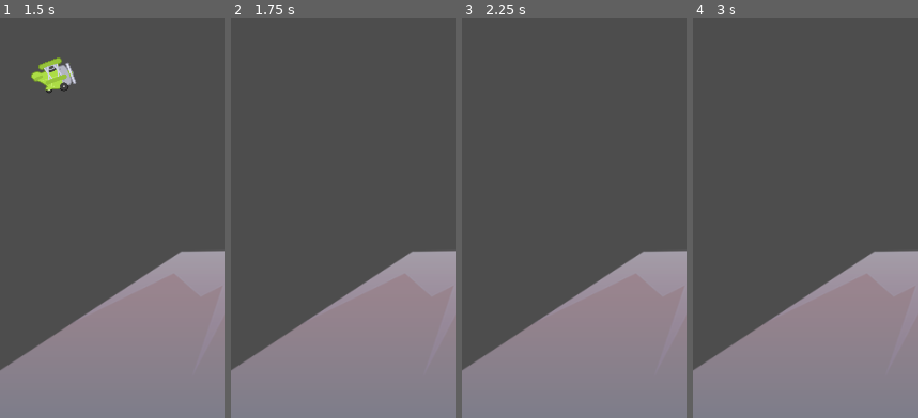
Above: before the commit, frames 1-4 (left to right).
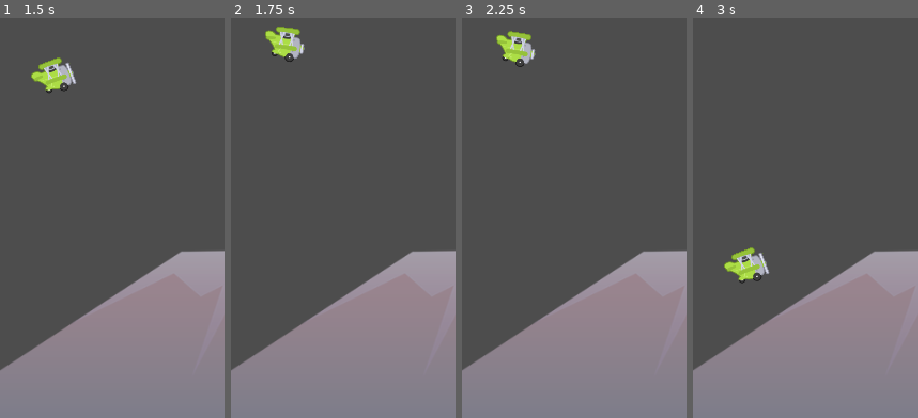
Above: after the commit, the same moments.

Repository: ligarius20fps/kurs-godot
Game: Godot game, scene res://Scenes/Game/Game.tscn
Two runs of this game, one before a commit and one after it. Both use one fixed random seed, a clock stepped at 60 frames per second and the inputs below.
Inputs:
- Up to frame 1 (1.5 s): hold Space (jump) 0.53-1.28 s; tap Space (jump) at 1.35 s
- Up to frame 2 (1.75 s): tap Space (jump) at 1.52 s
- Up to frame 3 (2.25 s): tap Space (jump) at 1.82 s; hold Space (jump) from 2.03 s (still down)
- Up to frame 4 (3 s): release Space (jump) at 2.78 s; tap Space (jump) at 2.85 s
The pictures show only the part of the screen within x 0-50%, y 0-50%; the shares and areas given below are measured in that part.

Frame 1 is identical in both runs. In frame 2, 0.9% of the frame differs, in the area x 15-33%, y 2-11%; in frame 3, 0.9%; in frame 4, 1.0%, in the area x 13-35%, y 57-67%.

Commit message:
samolot ginie

Diff:
--- /dev/null
+++ b/tappy/Scenes/Barrier/Barrier.tscn
@@ -0,0 +1,15 @@
+[gd_scene load_steps=3 format=3 uid="uid://bles33wu866yv"]
+
+[sub_resource type="WorldBoundaryShape2D" id="WorldBoundaryShape2D_s5pkv"]
+normal = Vector2(0, 1)
+
+[sub_resource type="WorldBoundaryShape2D" id="WorldBoundaryShape2D_cen7u"]
+
+[node name="StaticBody2D" type="StaticBody2D"]
+
+[node name="Upper" type="CollisionShape2D" parent="."]
+shape = SubResource("WorldBoundaryShape2D_s5pkv")
+
+[node name="Lower" type="CollisionShape2D" parent="."]
+position = Vector2(0, 854)
+shape = SubResource("WorldBoundaryShape2D_cen7u")
--- a/tappy/Scenes/Game/Game.tscn
+++ b/tappy/Scenes/Game/Game.tscn
@@ -1,7 +1,8 @@
-[gd_scene load_steps=3 format=3 uid="uid://cmvi8rt67bmrw"]
+[gd_scene load_steps=4 format=3 uid="uid://cmvi8rt67bmrw"]
 
 [ext_resource type="Texture2D" uid="uid://cxphm8tabphia" path="res://Assets/background/rocks_1.png" id="1_rdw05"]
 [ext_resource type="PackedScene" uid="uid://c35thc8oy4kmx" path="res://Scenes/TappyPlane/TappyPlane.tscn" id="2_gwu2e"]
+[ext_resource type="PackedScene" uid="uid://bles33wu866yv" path="res://Scenes/Barrier/Barrier.tscn" id="3_xbxml"]
 
 [node name="Game" type="Node"]
 
@@ -12,3 +13,5 @@
 
 [node name="TappyPlane" parent="." instance=ExtResource("2_gwu2e")]
 position = Vector2(57, 58)
+
+[node name="Barrier" parent="." instance=ExtResource("3_xbxml")]
--- a/tappy/Scenes/TappyPlane/TappyPlane.gd
+++ b/tappy/Scenes/TappyPlane/TappyPlane.gd
@@ -3,6 +3,9 @@
 var gravity: float = ProjectSettings.get("physics/2d/default_gravity")
 const JUMP_POWER: float = -500.0
 var jumped: bool = false
+var alive = true
+@onready var animated_sprite_2d: AnimatedSprite2D = $AnimatedSprite2D
+
 
 # Called when the node enters the scene tree for the first time.
 func _ready() -> void:
@@ -14,16 +17,30 @@
 	if event.is_action_pressed("jump"):
 		jumped = true
 
-# Called every frame. 'delta' is the elapsed time since the previous frame.
+#jak samolot umarł
+func die():
+	# będzie duszkiem
+	animated_sprite_2d.modulate = Color(1,1,1,0.5)
+	# śmigło nie kręci się
+	animated_sprite_2d.pause()
+	# fizyka się stopuje
+	set_physics_process(false)
+	# nie żyje
+	alive = false
+
 func _physics_process(delta: float) -> void:
-	# spadamy
-	velocity.y += gravity * delta
-	# żeby prędkość się zgadzała z rotacją,
-	# rotacja to arkustangens z prędkości
-	rotation = atan(velocity.y / 1000)
-	# skocz
-	if jumped:
-		velocity.y = JUMP_POWER
-		jumped = !jumped
+	# jak jest na podłodze, to giń
+	if is_on_floor():
+		die()
+	if alive:
+		# spadamy
+		velocity.y += gravity * delta
+		# żeby prędkość się zgadzała z rotacją,
+		# rotacja to arkustangens z prędkości
+		rotation = atan(velocity.y / 1000)
+		# skocz
+		if jumped:
+			velocity.y = JUMP_POWER
+			jumped = !jumped
 	# rusz obiektem, to jest na samym końcu
 	move_and_slide()
--- a/tappy/Scenes/TappyPlane/TappyPlane.tscn
+++ b/tappy/Scenes/TappyPlane/TappyPlane.tscn
@@ -45,7 +45,6 @@
 scale = Vector2(0.5, 0.5)
 sprite_frames = SubResource("SpriteFrames_jfjno")
 autoplay = "default"
-frame_progress = 0.714183
 
 [node name="CollisionShape2D" type="CollisionShape2D" parent="."]
 position = Vector2(3, 0)
